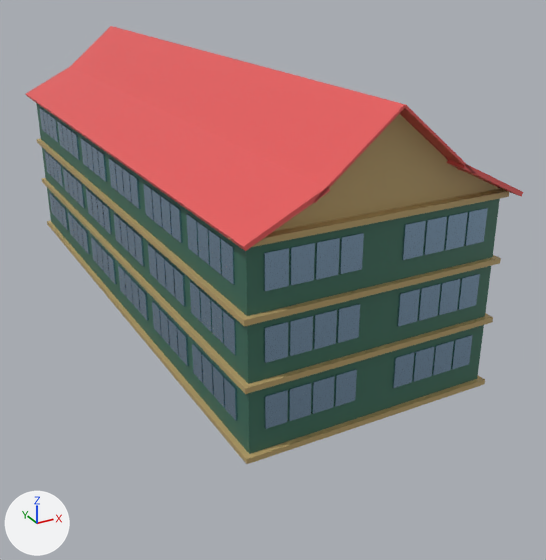
Before and after pictures for a commit that changed the Blender file Assets/building/Sekolah/Gedung sekolah 2 tingkat - 3.blend.
Before and after are seen from a camera (50 mm lens) standing at (-34.4, -76.6, 37.0) and looking at (4.3, -6.2, 1.8). Lighting does not change. The marker at lower left points along +X, +Y and +Z.

Before the edit, the objects in view are built like this:
```python
ob_cube = bpy.data.objects.new('Cube', me_cube_001)
ob_cube.location = (0.0, 0.0, 3.0)
ob_cube.scale = (12.0, 32.0, 3.0)
ob_cube_001 = bpy.data.objects.new('Cube.001', me_cube_002)
ob_cube_001.location = (0.0, 0.0, 9.0)
ob_cube_001.scale = (12.0, 32.0, 3.0)
ob_cube_002 = bpy.data.objects.new('Cube.002', me_cube_003)
ob_cube_002.location = (0.0, 0.0, -0.2)
ob_cube_002.scale = (12.5, 32.5, 0.25)
ob_cube_007 = bpy.data.objects.new('Cube.007', me_cube_010)
ob_cube_007.location = (12.1, 29.0, 3.5)
ob_cube_007.scale = (0.1, 1.0, 1.5)
ob_cube_008 = bpy.data.objects.new('Cube.008', me_cube_014)
ob_cube_008.location = (12.1, 19.0, 9.5)
ob_cube_008.scale = (0.1, 1.0, 1.5)
ob_cube_009 = bpy.data.objects.new('Cube.009', me_cube_017)
ob_cube_009.location = (12.1, 8.5, 3.5)
ob_cube_009.scale = (0.1, 1.0, 1.5)
ob_cube_010 = bpy.data.objects.new('Cube.010', me_cube_018)
ob_cube_010.location = (12.1, 19.0, 3.5)
ob_cube_010.scale = (0.1, 1.0, 1.5)
ob_cube_011 = bpy.data.objects.new('Cube.011', me_cube_019)
ob_cube_011.location = (3.0, 32.0, 3.5)
ob_cube_011.rotation_euler = (0.0, 0.0, 1.571)  # degrees (0, 0, 90)
ob_cube_011.scale = (0.1, 1.0, 1.5)
ob_cube_012 = bpy.data.objects.new('Cube.012', me_cube_020)
ob_cube_012.location = (3.0, 32.0, 9.5)
ob_cube_012.rotation_euler = (0.0, 0.0, 1.571)  # degrees (0, 0, 90)
ob_cube_012.scale = (0.1, 1.0, 1.5)
# also in view: 'Cube.018' at (0.0, 0.0, 22.5); 'Cube.014' at (0.0, 0.0, 15.5); 'Cube.013' at (0.0, 0.0, 15.0); 'Cube.005' at (0.0, 0.0, 9.5); 'Cube.020' at (0.0, 0.0, 23.7)
```
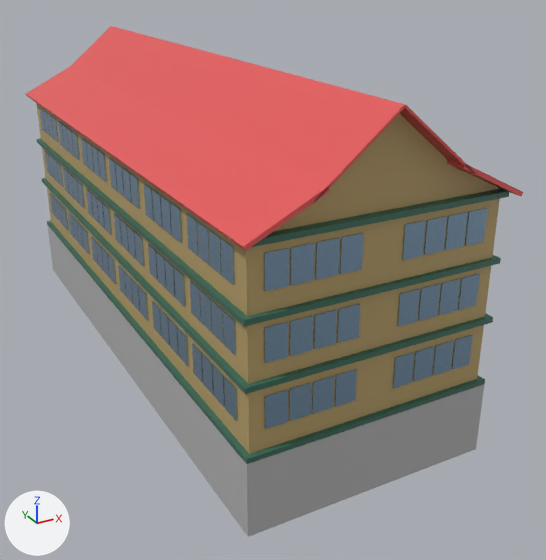
Boxes (x1, y1, x2, y2) around the edits, measured in the pictures (546 x 560 px):
```json
{"object": "Cube.017", "change": "added", "after": [47, 225, 484, 537]}
{"object": "Cube.013", "change": "recoloured", "before": [36, 103, 500, 316], "after": [36, 103, 500, 316], "on screen": "green to brown"}
{"object": "Cube", "change": "recoloured", "before": [47, 188, 484, 454], "after": [47, 188, 484, 454], "on screen": "green to brown"}
{"object": "Cube.001", "change": "recoloured", "before": [42, 147, 491, 384], "after": [42, 147, 491, 384], "on screen": "green to brown"}
{"object": "Cube.002", "change": "recoloured", "before": [41, 178, 493, 464], "after": [41, 178, 493, 464]}
{"object": "Cube.003", "change": "recoloured", "before": [37, 138, 509, 327], "after": [37, 138, 509, 327], "on screen": "brown to green"}
{"object": "Cube.014", "change": "recoloured", "before": [264, 208, 488, 291], "after": [264, 208, 488, 291]}
{"object": "Cube.012", "change": "recoloured", "before": [264, 274, 480, 363], "after": [264, 274, 480, 363]}
{"object": "Cube.011", "change": "recoloured", "before": [264, 335, 473, 429], "after": [264, 335, 473, 429]}
{"object": "Cube.004", "change": "recoloured", "before": [39, 108, 235, 285], "after": [39, 108, 235, 285]}
{"object": "Cube.006", "change": "recoloured", "before": [45, 151, 236, 355], "after": [45, 151, 236, 355]}
{"object": "Cube.007", "change": "recoloured", "before": [49, 192, 238, 421], "after": [49, 192, 238, 421]}
{"object": "Cube.015", "change": "recoloured", "before": [57, 121, 183, 243], "after": [57, 121, 183, 243]}
{"object": "Cube.008", "change": "recoloured", "before": [63, 168, 186, 307], "after": [63, 168, 186, 307]}
{"object": "Cube.016", "change": "recoloured", "before": [81, 138, 141, 209], "after": [81, 138, 141, 209]}
{"object": "Cube.010", "change": "recoloured", "before": [68, 212, 189, 366], "after": [68, 212, 189, 366]}
{"object": "Cube.005", "change": "recoloured", "before": [86, 189, 145, 267], "after": [86, 189, 145, 267]}
{"object": "Cube.009", "change": "recoloured", "before": [91, 236, 149, 321], "after": [91, 236, 149, 321]}
```

Scene script edits in JSON lines:
```json
{"op": "add", "block": "mat_material_003", "code": ["mat_material_003 = principled_material('Material.003')", "mat_material_003.base_color = (0.466, 0.466, 0.466)  # grey #b6b6b6"]}
{"block": "me_cube_001", "where": "me_cube_001.from_pydata(...)  # 8 vertices, 6 faces; spans x -1.0..1.0, y -1.0..1.0, z -1.0..1.0"}
{"op": "remove", "block": "me_cube_001", "code": "me_cube_001.materials.append(mat_gedung)  # dark green #3c6e5c"}
{"op": "add", "block": "me_cube_001", "code": "me_cube_001.materials.append(mat_material_012)  # brown #bca36d"}
{"block": "me_cube_002", "where": "me_cube_002.from_pydata(...)  # 8 vertices, 6 faces; spans x -1.0..1.0, y -1.0..1.0, z -1.0..1.0"}
{"op": "remove", "block": "me_cube_002", "code": "me_cube_002.materials.append(mat_gedung)  # dark green #3c6e5c"}
{"op": "add", "block": "me_cube_002", "code": "me_cube_002.materials.append(mat_material_012)  # brown #bca36d"}
{"block": "me_cube_003", "where": "me_cube_003.from_pydata(...)  # 8 vertices, 6 faces; spans x -1.0..1.0, y -1.0..1.0, z -1.0..1.0"}
{"op": "remove", "block": "me_cube_003", "code": "me_cube_003.materials.append(mat_material_012)  # brown #bca36d"}
{"op": "add", "block": "me_cube_003", "code": "me_cube_003.materials.append(mat_gedung)  # dark green #3c6e5c"}
{"block": "me_cube_004", "where": "me_cube_004.from_pydata(...)  # 8 vertices, 6 faces; spans x -1.0..1.0, y -1.0..1.0, z -1.0..1.0"}
{"op": "remove", "block": "me_cube_004", "code": "me_cube_004.materials.append(mat_material_012)  # brown #bca36d"}
{"op": "add", "block": "me_cube_004", "code": "me_cube_004.materials.append(mat_gedung)  # dark green #3c6e5c"}
{"block": "me_cube_006", "where": "me_cube_006.from_pydata(...)  # 8 vertices, 6 faces; spans x -1.0..1.0, y -1.0..1.0, z -1.0..1.0"}
{"op": "remove", "block": "me_cube_006", "code": "me_cube_006.materials.append(mat_gedung_001)  # dark green #3c6e5c"}
{"op": "add", "block": "me_cube_006", "code": "me_cube_006.materials.append(mat_material_012)  # brown #bca36d"}
{"op": "add", "block": "me_cube_011", "code": ["me_cube_011 = bpy.data.meshes.new('Cube.011')", "me_cube_011.from_pydata(...)  # a box spanning x -1.0..1.0, y -1.0..1.0, z -1.0..1.0", "me_cube_011.materials.append(mat_material_003)  # grey #b6b6b6"]}
{"op": "add", "block": "ob_cube_017", "code": ["ob_cube_017 = bpy.data.objects.new('Cube.017', me_cube_011)", "ob_cube_017.location = (0.0, 0.0, -4.2)", "ob_cube_017.scale = (12.5, 32.5, 3.7)"]}
```
